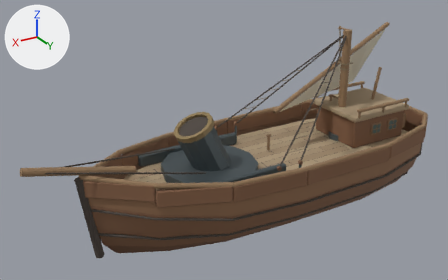
The glTF model public/art/world3d/ships/bombardShip.glb as it was, and as the next commit left it.
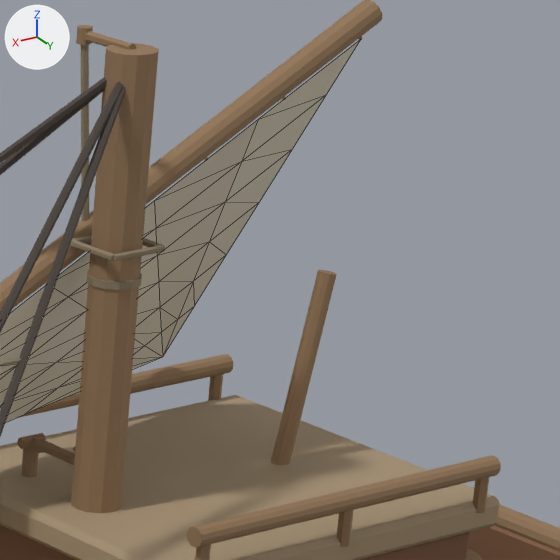
Old and new are each drawn whole from a 50 mm camera at (160.9, 231.4, 159.9) aimed at (19.4, -4.5, 42.0) and again close up on the part from 73% to 94% of the width and 8% to 41% of the height. Every picture has the same lights, and +X, +Y and +Z are marked at upper left. The first two pictures are the older version. The close-ups show mesh edges as thin lines.

The scene before the commit, as lines of its bpy script (objects in view):
```python
ob_hull = bpy.data.objects.new('Hull', me_round_planked_hull_001)
ob_hull.location = (0.0, 0.0, 0.0)
ob_rig_mast0 = bpy.data.objects.new('Rig_mast0', me_cylinder_239)
ob_rig_mast0.location = (0.0, 0.0, 0.0)
ob_sail_mast0_main = bpy.data.objects.new('Sail_mast0_main', me_sail_mast0_main)
ob_sail_mast0_main.location = (0.0, 0.0, 0.0)
```
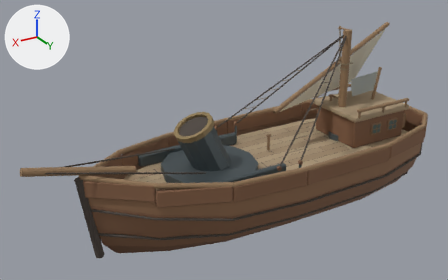
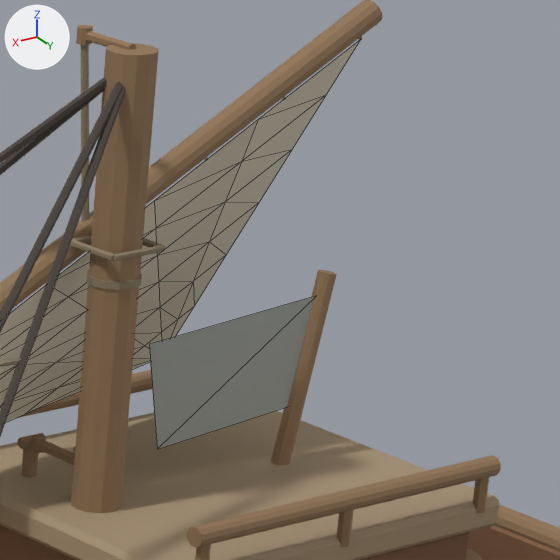
Boxes (x1, y1, x2, y2) around the edits, measured in the close-ups (560 x 560 px):
'OwnerFlag', added: after (149, 296, 314, 449)

What changed in the scene script:
```text
Add mat_teamcolor:
    mat_teamcolor = principled_material('TeamColor')
    mat_teamcolor.base_color = (0.36, 0.39, 0.37)  # grey #a2a8a4
    mat_teamcolor.roughness = 0.85
Add me_ownerflag_001:
    me_ownerflag_001.from_pydata([(-74.0, 0.0, 63.0), (-56.0, -1.5, 61.0), (-58.0, -1.5, 51.0), (-72.0, 0.0, 53.0)], [], [(0, 3, 2), (0, 2, 1)])
    me_ownerflag_001.materials.append(mat_teamcolor)  # grey #a2a8a4
Add ob_ownerflag:
    ob_ownerflag = bpy.data.objects.new('OwnerFlag', me_ownerflag_001)
    ob_ownerflag.location = (0.0, 0.0, 0.0)
```
